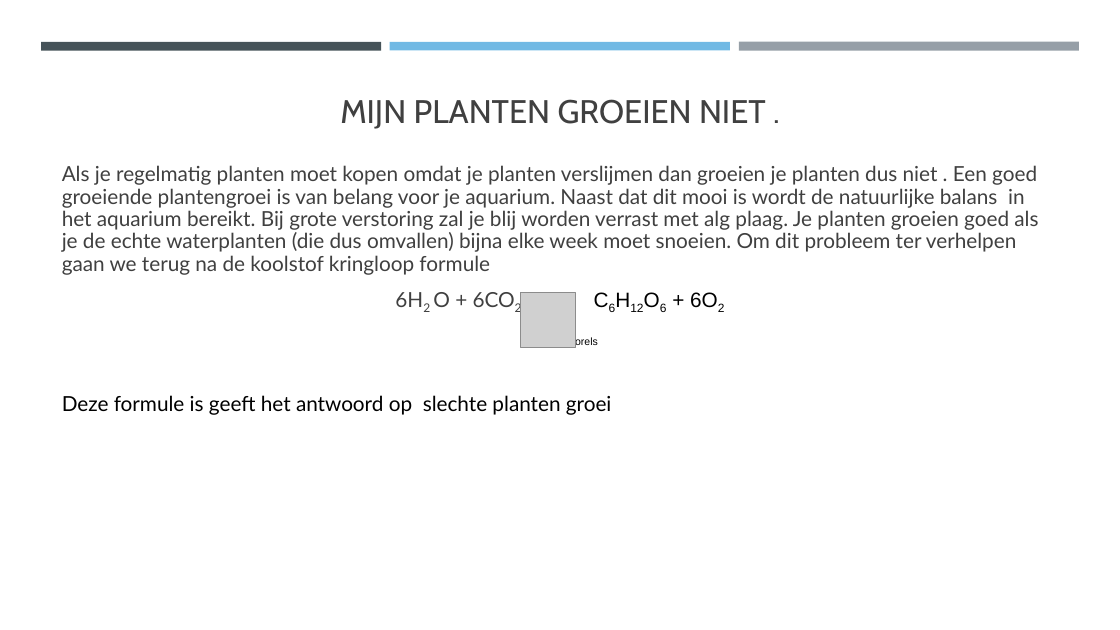
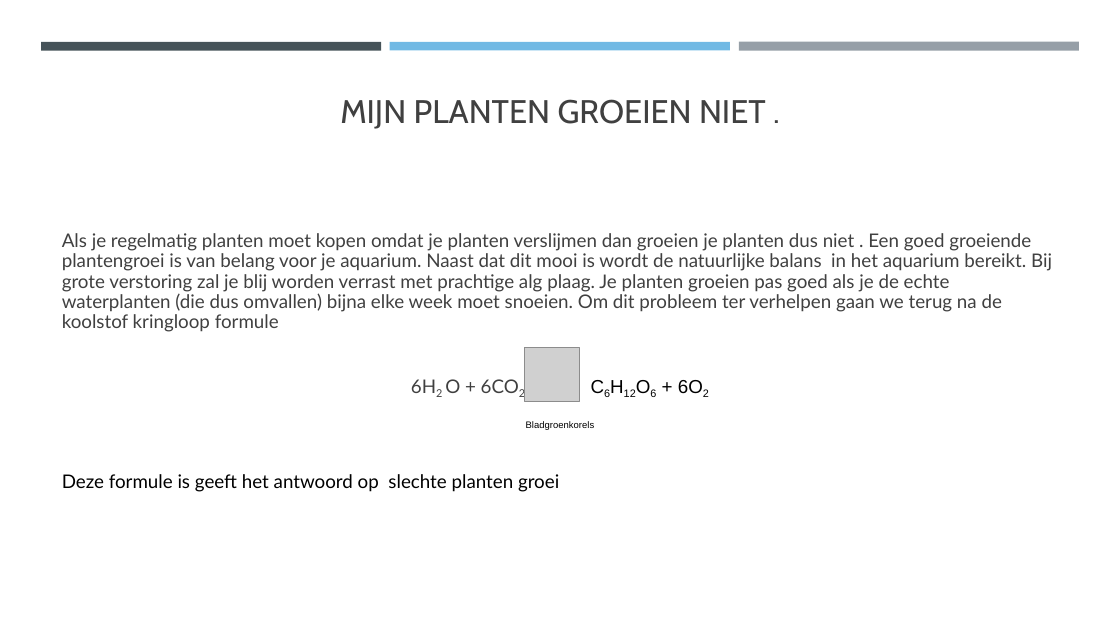
Before and after one commit to Riekusb/arduino, a slide deck: slide 11 of lezingen/basiskennis aquarium houden/Basiskennis aquarium.pptx. Drawn at 1120x630 pixels with LibreOffice and Linux fonts; fonts in the diff are those of the drawing; grey boxes stand for pictures. Boxes give left, top, right and bottom in pixels: in the first picture for what was removed or moved away, otherwise in the second. Text is boxed around its words. In the diff, an @@ line names an element or a change of style, - is before the commit and + after.

```diff
--- a/lezingen/basiskennis aquarium houden/Basiskennis aquarium.pptx
+++ b/lezingen/basiskennis aquarium houden/Basiskennis aquarium.pptx
@@ text at [62, 233, 1052, 332]: text changed; size 17.8 to 16.1 pt @@
-Als je regelmatig planten moet kopen omdat je planten verslijmen dan groeien je planten dus niet . Een goed groeiende plantengroei is van belang voor je aquarium. Naast dat dit mooi is wordt de natuurlijke balans in het aquarium bereikt. Bij grote verstoring zal je blij worden verrast met alg plaag. Je planten groeien goed als je de echte waterplanten (die dus omvallen) bijna elke week moet snoeien. Om dit probleem ter verhelpen gaan we terug na de koolstof kringloop formule
+Als je regelmatig planten moet kopen omdat je planten verslijmen dan groeien je planten dus niet . Een goed groeiende plantengroei is van belang voor je aquarium. Naast dat dit mooi is wordt de natuurlijke balans in het aquarium bereikt. Bij grote verstoring zal je blij worden verrast met prachtige alg plaag. Je planten groeien pas goed als je de echte waterplanten (die dus omvallen) bijna elke week moet snoeien. Om dit probleem ter verhelpen gaan we terug na de koolstof kringloop formule
@@ picture: place and size @@
-picture at [521, 292, 576, 347]
+picture at [525, 347, 580, 402]
@@ text at [62, 379, 595, 492]: size 17.8 to 16.1 pt in "6H2 O + 6CO2 C6H12O6 + 6O2", "Deze formule is geeft het antwoord op ..."; size 15.5 to 14 pt in "Bladgroenkorels" @@
```
Also in this commit, not shown: 19 other slides changed, 1 other file.
